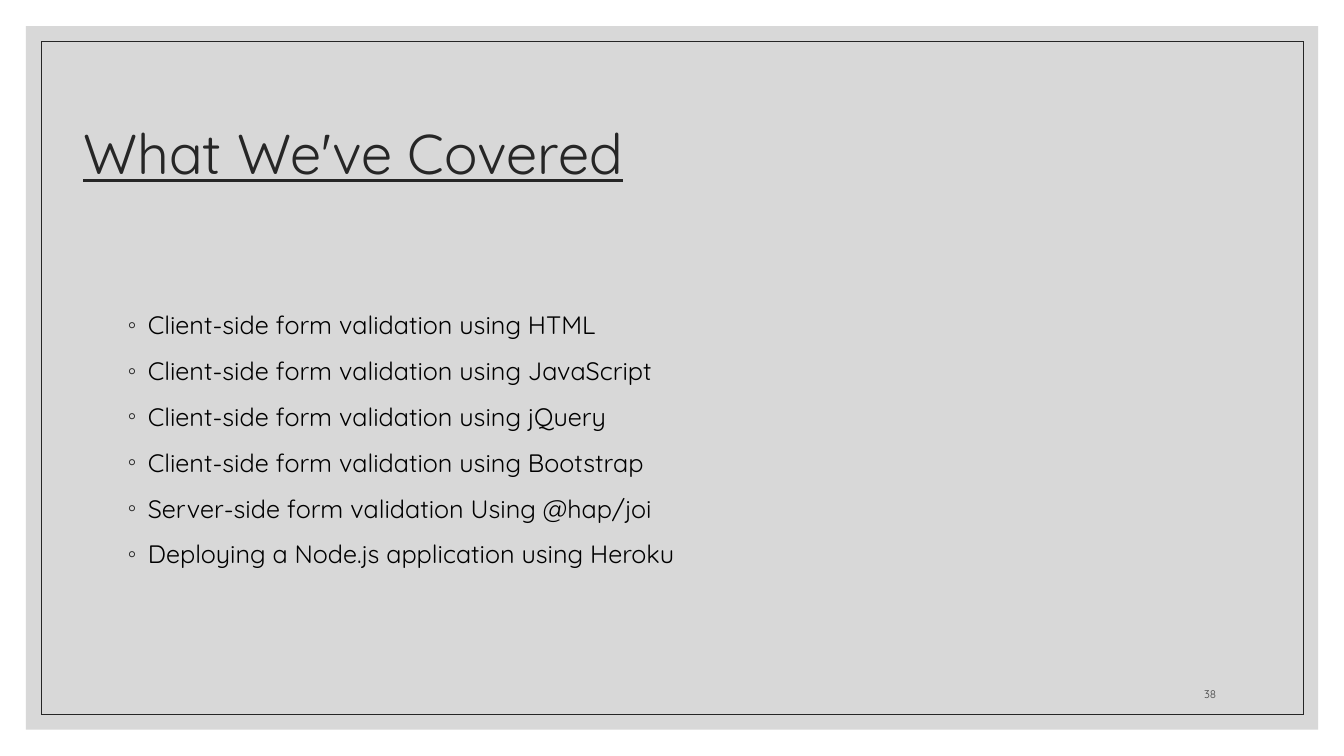
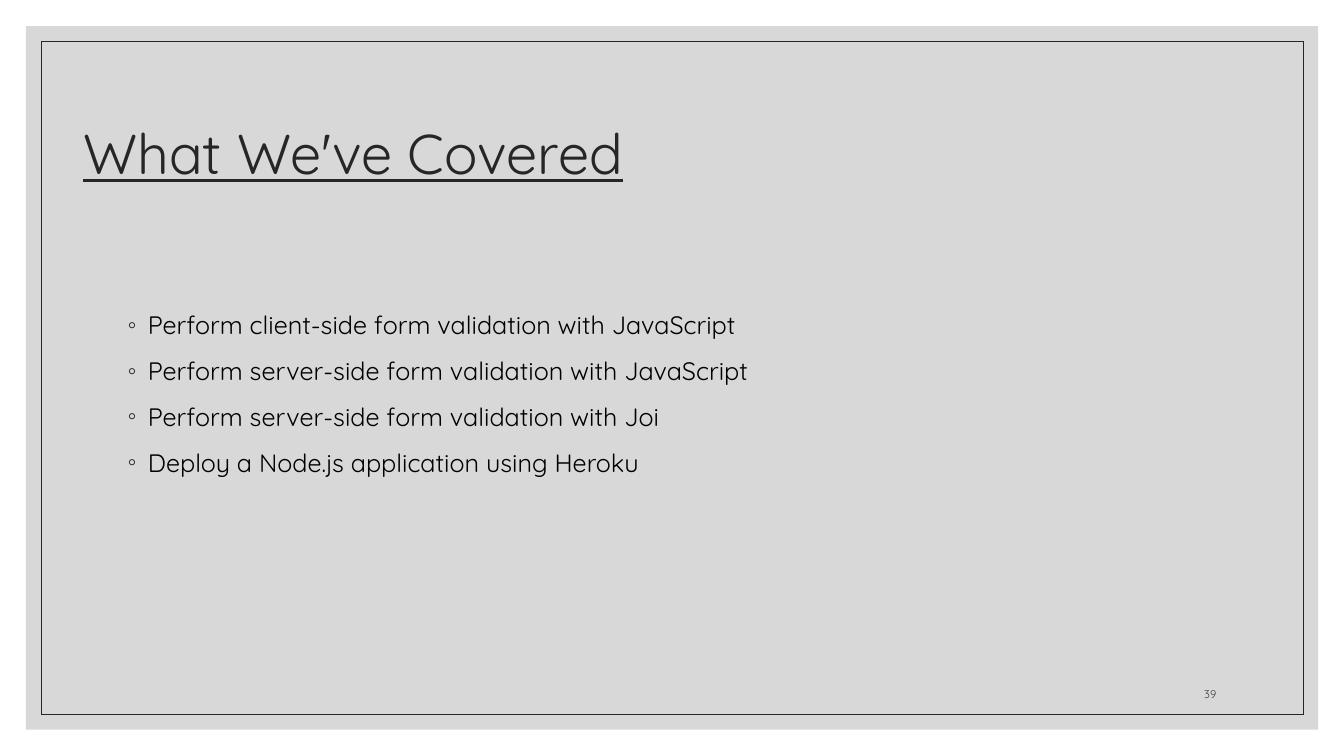
Before and after one commit to zackstotts/base-node-curriculum, a slide deck: slide 39 of unit_01/slides/Unit01-PartV.pptx (slide 38 before the commit). Drawn at 1344x756 pixels with LibreOffice and Linux fonts; fonts in the diff are those of the drawing. Boxes give left, top, right and bottom in pixels: in the first picture for what was removed or moved away, otherwise in the second. Text is boxed around its words. In the diff, an @@ line names an element or a change of style, - is before the commit and + after.

```diff
--- a/unit_01/slides/Unit01-PartV.pptx
+++ b/unit_01/slides/Unit01-PartV.pptx
@@ text at <box>148,315,748,477</box>: text changed @@
-◦ Client-side form validation using HTML
-◦ Client-side form validation using JavaScript
-◦ Client-side form validation using jQuery
-◦ Client-side form validation using Bootstrap
-◦ Server-side form validation Using @hap/joi
-◦ Deploying a Node.js application using Heroku
+◦ Perform client-side form validation with JavaScript
+◦ Perform server-side form validation with JavaScript
+◦ Perform server-side form validation with Joi
+◦ Deploy a Node.js application using Heroku
```
Also in this commit, not shown: 1 other slide changed, 1 slide added, 2 other files.
